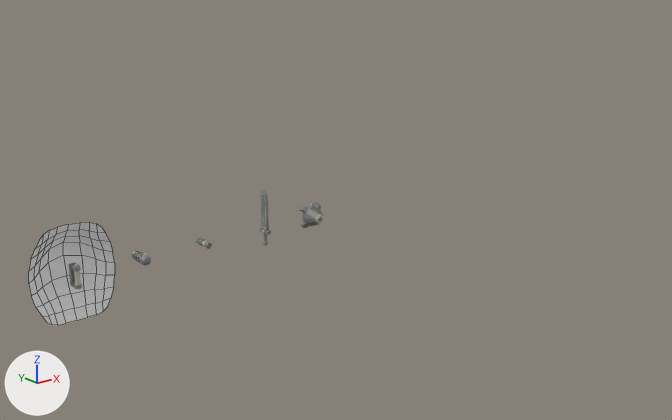
The Blender file Blender/ItemsandWeapons.blend: old version first, new version second.
Before and after are seen from a 50 mm lens placed at (-4.48, -11.05, 4.49), pointed at (4.67, 0.39, -0.09). The axes (+X, +Y, +Z) are drawn at lower left. The lights are the same throughout. The first picture is the older version. Mesh edges are drawn as thin lines on the coarser meshes.

Names of what the first picture shows: 'LaserShield' and 5 more.
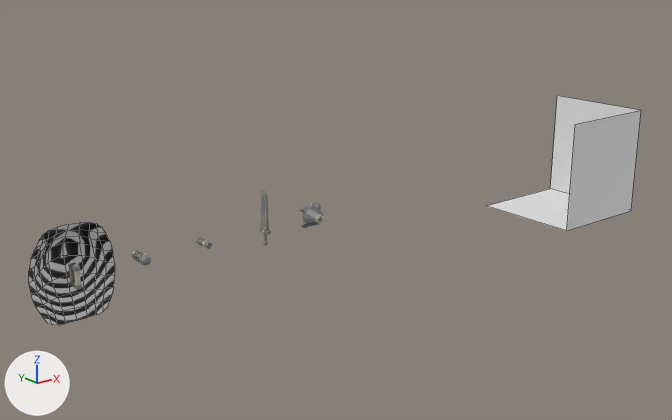
What changed in the scene script:
```text
Change mat_sheid:
    where n0 = _N.new('ShaderNodeBsdfPrincipled'); n0.name = 'Principled BSDF'
    remove n0.inputs[0].default_value = (0.896, 0.896, 0.896, 1.0)  # 'Base Color', white #f3f3f3
    where n3 = _N.new('ShaderNodeValToRGB'); n3.name = 'Color Ramp.001'
    remove _L.new(n3.outputs[0], n0.inputs[2])  # 'Color' to 'Roughness'
    add _L.new(n3.outputs[0], n0.inputs[0])  # 'Color' to 'Base Color'
Add me_cube_001:
    me_cube_001.from_pydata([(-1.0, -1.0, -1.0), (-1.0, -1.0, 1.0), (-1.0, 1.0, -1.0), (1.0, -1.0, -1.0), (1.0, -1.0, 1.0), (1.0, 1.0, -1.0), (1.0, 1.0, 1.0)], [], [(5, 6, 4, 3), (3, 4, 1, 0), (2, 5, 3, 0)])
Add ob_iconrenderspot:
    ob_iconrenderspot = bpy.data.objects.new('IconRenderSpot', me_cube_001)
    ob_iconrenderspot.location = (10.0, 0.0, 0.0)
```

What differs and where, as boxes (x1, y1, x2, y2) in the pictures (672 x 420 px):
'IconRenderSpot', added
    after: (488, 96, 641, 231)
'LaserShield', recoloured (darker)
    both: (29, 222, 115, 325)
